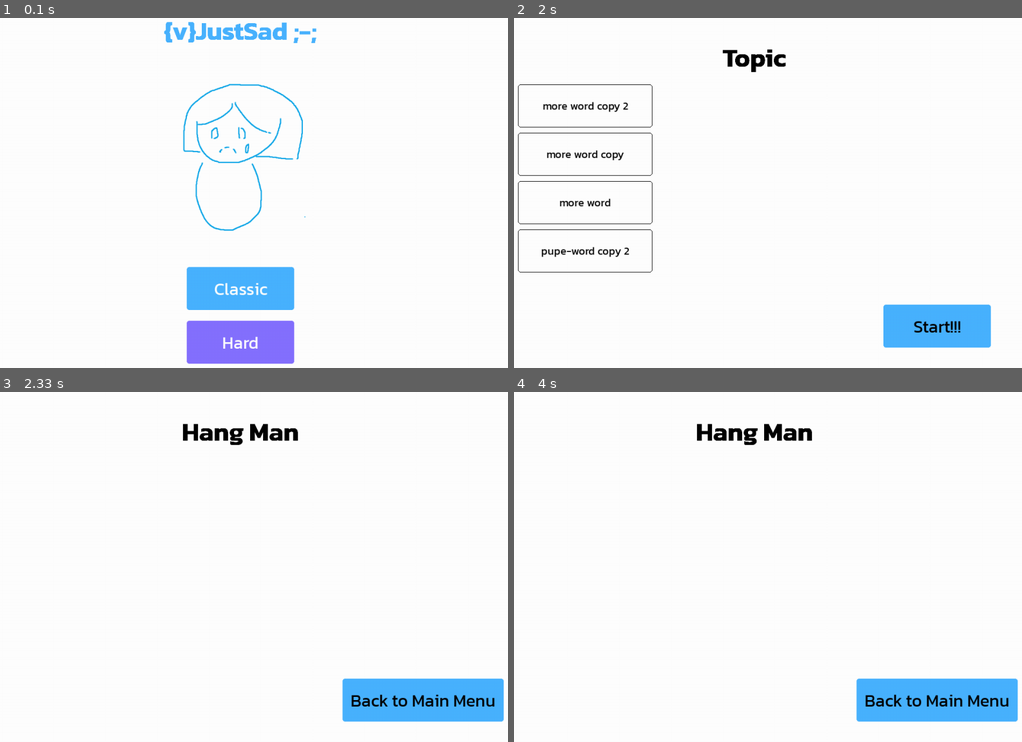
Above: before the commit, frames 1-4 (two rows, left to right).
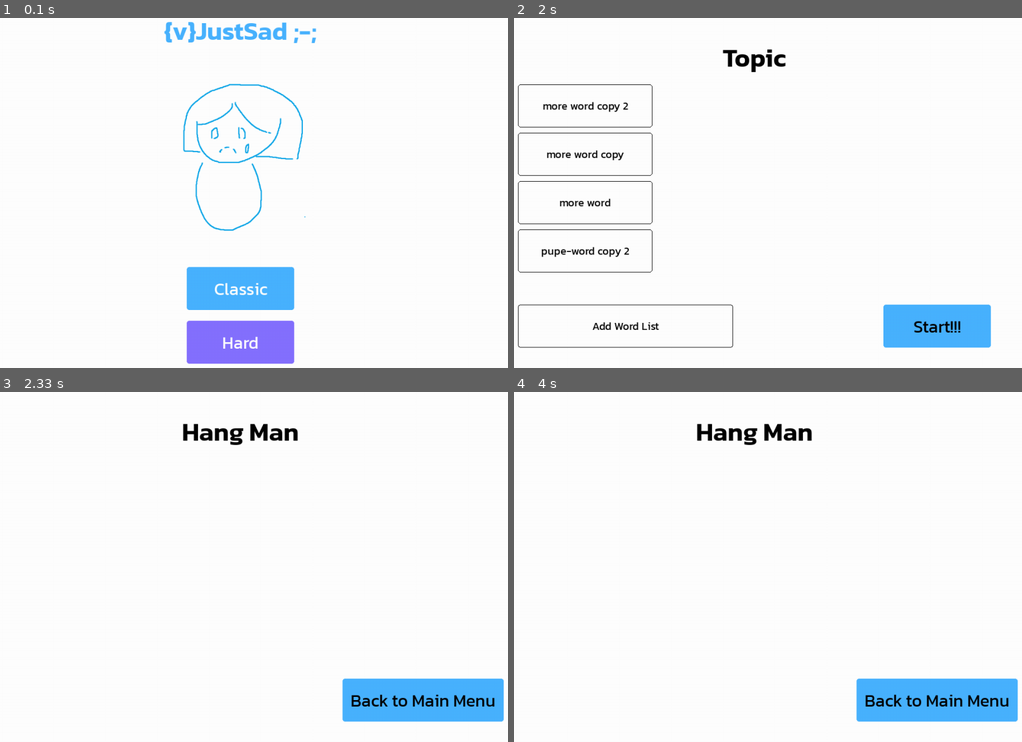
Above: after the commit, the same moments.

Repository: Wissanupong-Chanliem/WejustSad
Game: pygame game, started from main.py
Two runs of this game, one before a commit and one after it. Both use one fixed random seed, a clock stepped at 60 frames per second and the inputs below.
Inputs (mouse positions are in pixels of both pictures, inside the frame that each line leads up to):
- Up to frame 1 (0.1 s): no input
- Up to frame 2 (2 s): click "Classic" at 0.38 s; click "Start!!!" at 0.72 s; click (966, 333) at 1.55 s; click "Classic" at 1.88 s
- Up to frame 3 (2.33 s): click "Start!!!" at 2.22 s
- Up to frame 4 (4 s): click (971, 717) at 2.55 s; click "Classic" at 3.38 s; click "Start!!!" at 3.72 s

The runs differ from the first frame. In frame 1, 0.2% of the frame differs, in the area x 32-63%, y 1-8%; in frame 2, 0.6%, in the area x 0-54%, y 9-95%; in frame 3, 0.2%; in frame 4, 0.2%.

Commit message:
feat : add wordlist button fix : repeat render text

Diff:
--- a/main.py
+++ b/main.py
@@ -60,11 +60,17 @@
             .set_coordinate((self.screen_ref.get_width()-200,600),origin_center=True)
         )
         self.topic_selection = TopicList(read_wordlist_dir(),resources)
+        self.add_wordlist_button = (
+            Button(400,80,BLACK,4,1)
+            .set_coordinate((300,600),origin_center=True)
+            .add_text(resources.fonts["Kanit-Regular"],"Add Word List",BLACK)
+        )
 
     def render(self):
         self.title_text.render(self.screen_ref)
         self.start_button.render(self.screen_ref)
         self.topic_selection.render(self.screen_ref)
+        self.add_wordlist_button.render(self.screen_ref)
     def update(self, event: Event):
         if event.type == pygame.MOUSEBUTTONDOWN:
             # Classic Mode button is clicked
@@ -140,6 +146,7 @@
                     pygame.quit()
                     quit()
                 current_page.update(event)
+            self.screen.fill((255,255,255))
             current_page.render()
             pygame.display.update()
 
